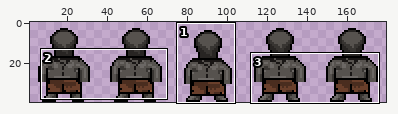
Two versions of one sprite sheet, diplom/Assets/CourseAssets/Textures/Sprites/Enemies/Orc/OrcIdleUp.png. Above, an overview of the earlier version with the close-up marked.
Close-up. The starting point:
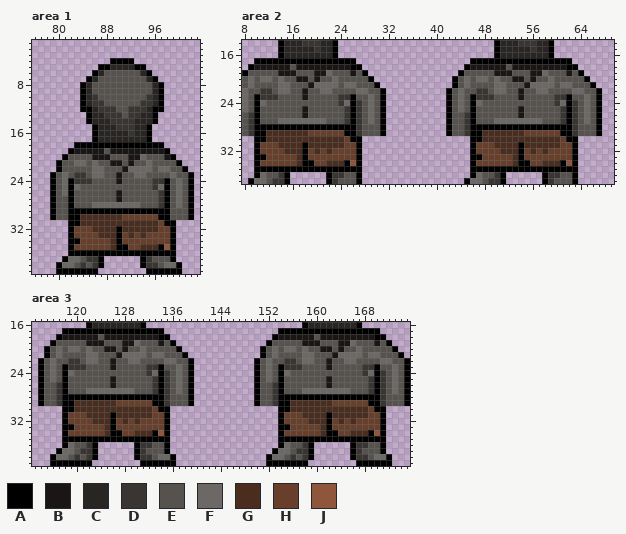
The file is 180x40 pixels. Colours within 5 levels of each other are drawn and written as one. Shown: area 1: x 76..103, y 1..39; area 2: x 8..69, y 14..37; area 3: x 113..175, y 16..39. The wide view leaves out empty margins.
Palette (. is transparent): A #000000  B #191615  C #282523  D #383532  E #56524e  F #6c6865  G #4a2d1f  H #693f2b  J #8e563b
Now the later version:
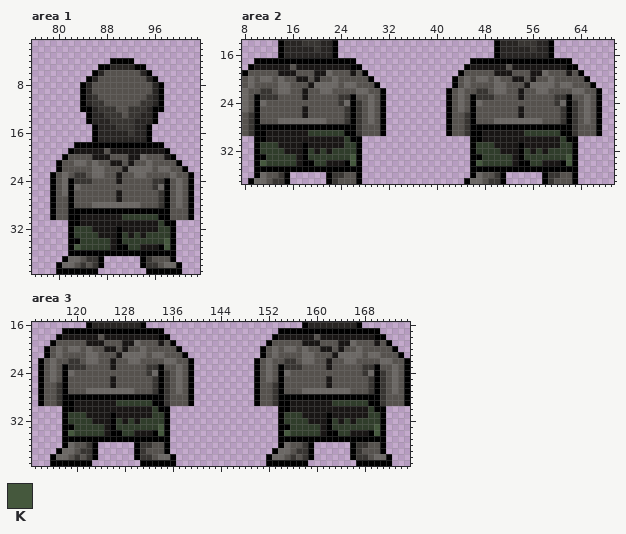
Colours new in this view: K #45583d
Diff:
Colour H changes from #693f2b to #303d2b.
Area 1:
The edit turns colour G into colour B in row 30 at x 84 to 90; in row 31 at x 84 to 96; in row 32 at x 86 to 89 and 91 to 96; in row 33 at x 87 to 89, 92 and 94; in row 34 at x 89; in row 35 at x 89 and 94 to 96.
The edit turns colour H into colour K in row 34 at x 98; in row 35 at x 83.
The edit turns colour J into colour K in row 35 at x 98.
Area 2:
The edit turns colour G into colour B in row 29 at x 12 to 18 and 48 to 54; in row 30 at x 12 to 24 and 48 to 60; in row 31 at x 14 to 17, 19 to 24, 50 to 53 and 55 to 60; in row 32 at x 15 to 17, 20, 22, 51 to 53, 56 and 58; in row 33 at x 17 and 53; in row 34 at x 17, 22 to 24, 53 and 58 to 60.
The edit turns colour H into colour K in row 33 at x 26 and 62; in row 34 at x 11 and 47.
The edit turns colour J into colour K in row 34 at x 26 and 62.
Area 3:
The edit turns colour G into colour B in row 29 at x 120 to 126 and 156 to 162; in row 30 at x 120 to 132 and 156 to 168; in row 31 at x 122 to 125, 127 to 132, 158 to 161 and 163 to 168; in row 32 at x 123 to 125, 128, 130, 159 to 161, 164 and 166; in row 33 at x 125 and 161; in row 34 at x 125, 130 to 132, 161 and 166 to 168.
The edit turns colour H into colour K in row 33 at x 134 and 170; in row 34 at x 119 and 155.
The edit turns colour J into colour K in row 34 at x 134 and 170.
Changed places in both close-ups, as pixel boxes (x1, y1, x2, y2):
changed: (74, 214, 170, 250)
changed: (260, 130, 356, 166)
changed: (476, 130, 572, 166)
changed: (68, 400, 164, 436)
changed: (284, 400, 380, 436)
